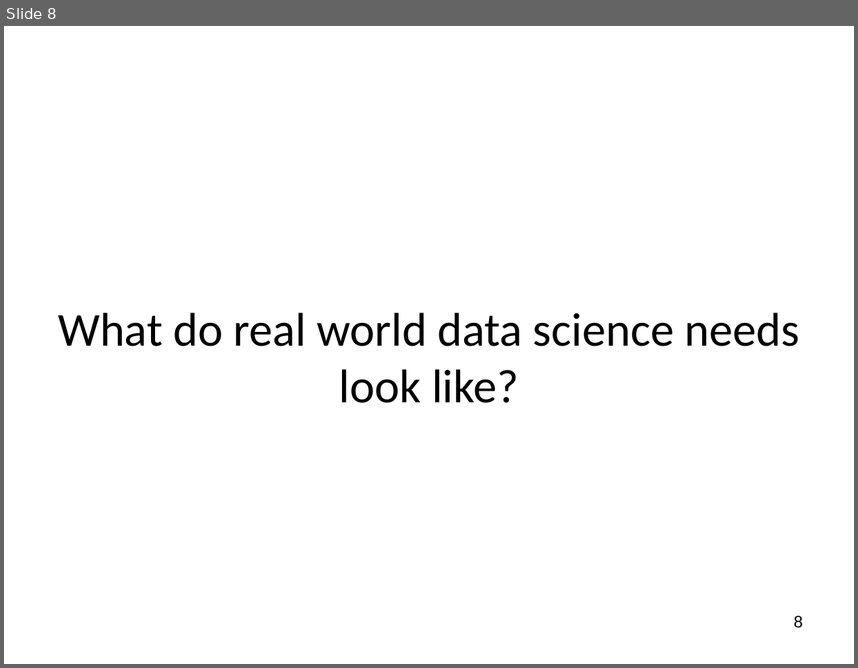
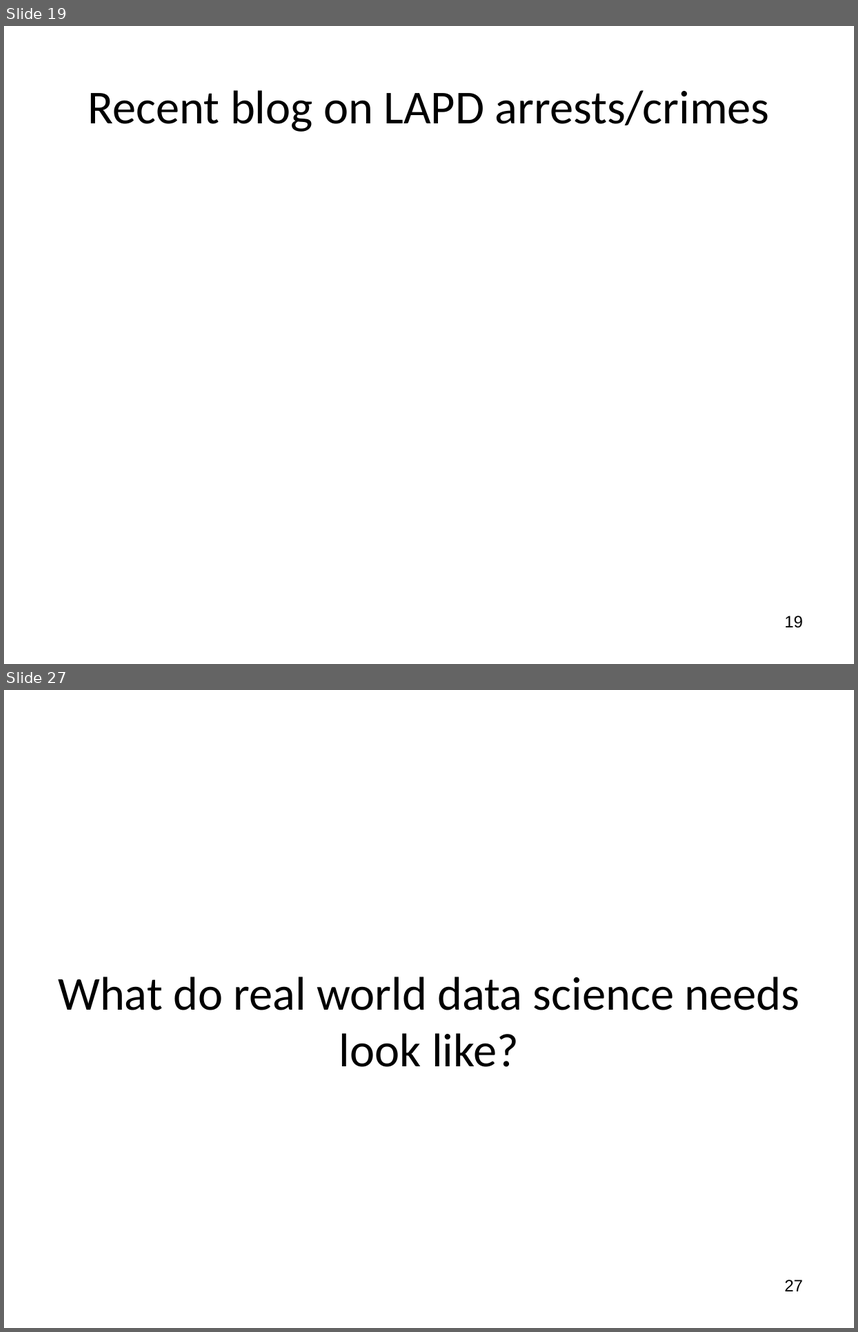
Before and after one commit to wsphd/datajam2018, a slide deck: dj2018.pptx. Shown one above the other, each under a label of ours: slide 8 before the commit, slides 19 and 27 after it; the slides between them are not shown. The pictures are 858x668 and 858x1332 pixels, drawn with LibreOffice and Linux fonts; fonts in the diff are those of the drawing. Boxes give left, top, right and bottom in pixels: in the first picture for what was removed or moved away, otherwise in the second. Text is boxed around its words. In the diff, an @@ line names an element or a change of style, - is before the commit and + after.

```diff
--- a/dj2018.pptx
+++ b/dj2018.pptx
@@ slide 19 added at [4,26,854,664], background #FFFFFF @@
@@ title added at [88,90,770,132], 40 pt, text #000000 @@
+Recent blog on LAPD arrests/crimes
@@ page number added at [784,615,803,628], 14 pt, text #000000 @@
+19
@@ what was slide 8 is now slide 27 @@
@@ page number at [784,1279,803,1291]: text changed @@
-8
+27
```
Also in this commit, not shown: 4 slides changed, 18 other slides added.
